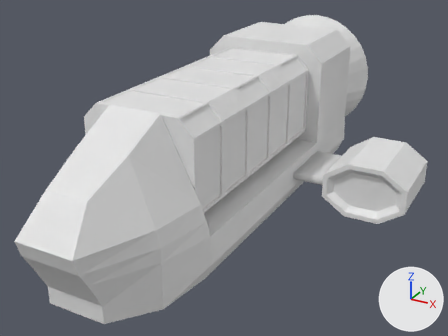
A saved change to the Blender file animation-production.blend.
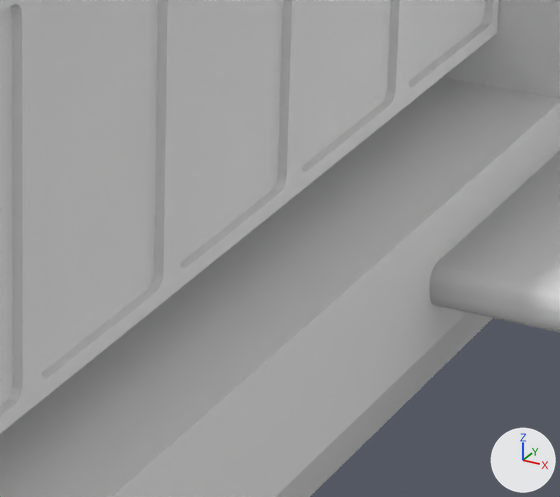
Old and new are each drawn whole from a 50 mm lens placed at (14.09, -25.37, 15.99), pointed at (0.47, -0.6, 3.61) and again close up on the part from 49% to 71% of the width and 37% to 63% of the height. Arrows for +X, +Y and +Z are at lower right; the lights stay in place.

Objects in the first close-up: 'Cargo Container', 'Cube.001', 'Ship Main'.
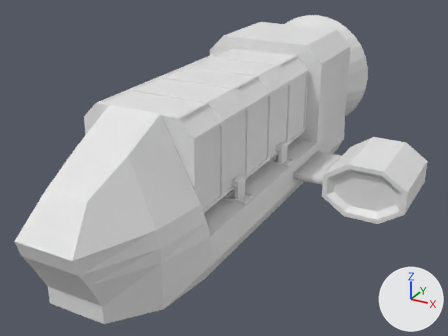
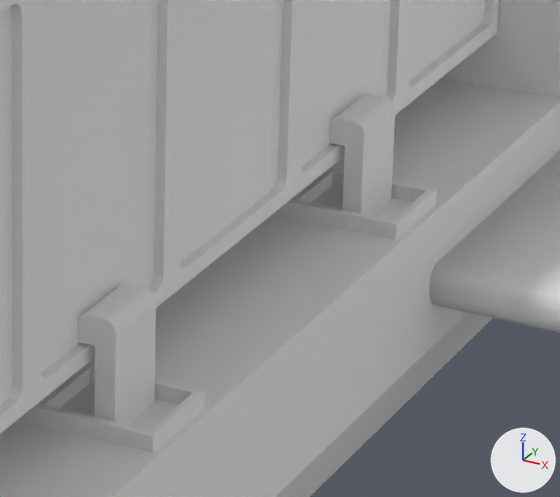
Boxes [x1, y1, x2, y2] around the edits, measured in the close-ups (560 x 497 px):
'Cube.003', added
    after: [19, 94, 437, 452]

What changed in the scene script:
```text
Add me_cube_005:
    me_cube_005.from_pydata(...)  # 364 vertices, 320 faces; spans x 2.07..3.27, y -3.82..1.71, z 3.67..4.66
Add ob_cube_003:
    ob_cube_003 = bpy.data.objects.new('Cube.003', me_cube_005)
    ob_cube_003.location = (0.0, 0.0, 0.0)
    _m = ob_cube_003.modifiers.new('Mirror', 'MIRROR')
```
